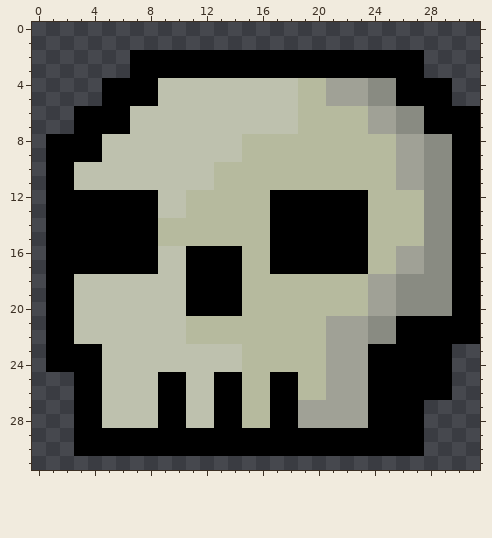
Pixel-art sprite -- assets/scull.png. Above, as it was before the edit.
The file is 32x32 pixels.
New version:
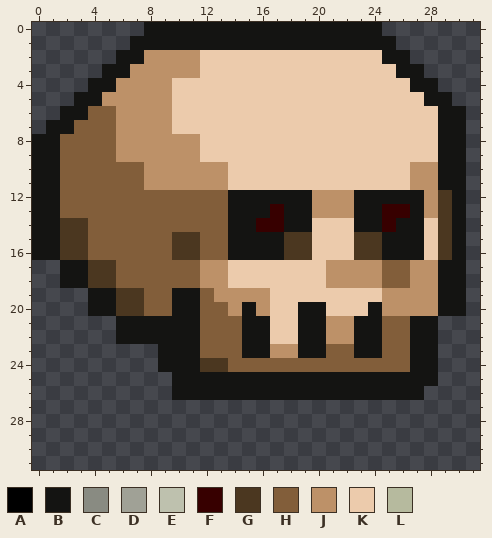
Palette (. is transparent): A #000000  B #141412  C #898b82  D #a0a196  E #bec1ae  F #370000  G #4b3720  H #825e3a  J #bd9168  K #eccbac  L #b6ba9e
The author wrote: Reworked scull & spell casting position
Changes in this commit:
Changed rows in their new state; - is an unchanged pixel.
first column x 0:
 0 --------BBBBBBBBBBBBBBBBB-------
 1 -------BBBBBBBBBBBBBBBBBBB------
 2 ------BBJJJJKKKKKKKKKKKKKBB.----
 3 -----BBJJJJJKKKKKKKKKKKKKKBB----
 4 ----BBJJJJKKKKKKKKKKKKKKKKKBB.--
 5 ---BBJJJJJKKKKKKKKKKKKKKKKKKBB--
 6 --BBHHJJJJKKKKKKKKKKKKKKKKKKKBB.
 7 -BBHHHJJJJKKKKKKKKKKKKKKKKKKKBB.
 8 BBHHHHJJJJJJKKKKKKKKKKKKKKKKKBB.
 9 BBHHHHJJJJJJKKKKKKKKKKKKKKKKKBB.
10 BBHHHHHHJJJJJJKKKKKKKKKKKKKJJBB.
11 BBHHHHHHJJJJJJKKKKKKKKKKKKKJJBB.
12 BBHHHHHHHHHHHHBBBBBBJJJBBBBBJGB.
13 BBHHHHHHHHHHHHBBBFBBJJJBBFFBJGB.
14 BBGGHHHHHHHHHHBBFFBBKKKBBFBBKGB.
15 BBGGHHHHHHGGHHBBBBGGKKKGGBBBKGB.
16 BBGGHHHHHHGGHHBBBBGGKKKGGBBBKGB.
17 -.BBGGHHHHHHJJKKKKKKKJJJJHHJJBB.
18 -.BBGGHHHHHHJJKKKKKKKJJJJHHJJBB.
19 -...BBGGHHBBHJJJJKKKKKKKKJJJJBB.
20 -...BBGGHHBBHHJBJKKBBKKKBJJJJBB.
21 -.....BBBBBBHHHBBKKBBJJBBHHBB...
22 -.....BBBBBBHHHBBKKBBJJBBHHBB...
23 -........BBBHHHBBJJBBHHBBHHBB.--
24 -........BBBGGHHHHHHHHHHHHHBB.--
25 ---.......BBBBBBBBBBBBBBBBBBB.--
26 ---.......BBBBBBBBBBBBBBBBBB..--
27 ---.........................----
28 ---.........................----
29 ---.........................----
30 ---.........................----
